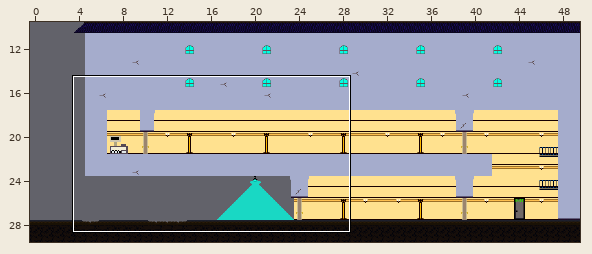
A Tiled map (JSON) gets an edit: assets/levels/level_tutorial_A.json. Above: a wide view before the commit, with the close-up outlined.
Close-up. First the earlier version:
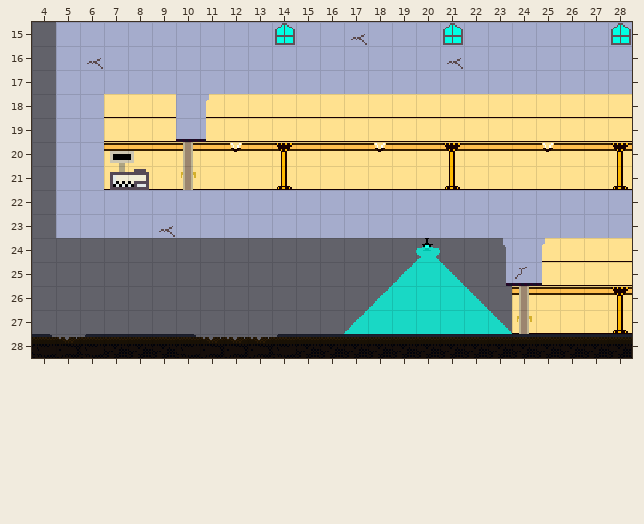
Cells are 16x16 px. Shown: x 4..28, y 15..28. The commit also changed other parts of the map, which this record leaves out.
The result:
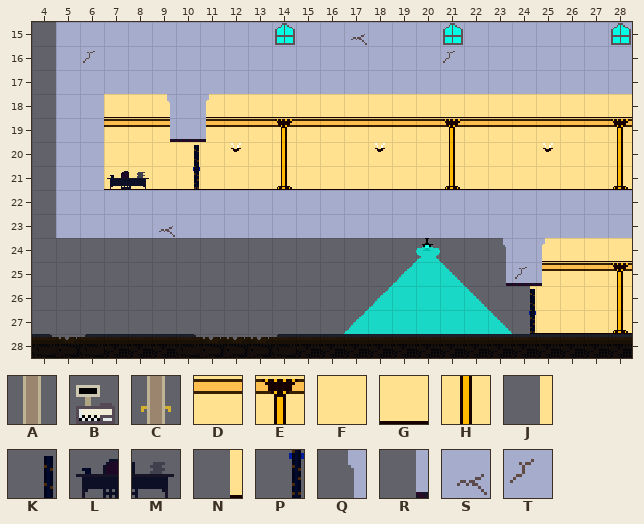
Key: from "PH_tiles": A 8, B 10, C 13; from "tiles_final": D 9, E 10, F 11, G 24, H 26, J 27, K 30, L 33, M 34, N 42, P 45, Q 97, R 112, S 125, T 145.
_ is an empty cell.
Objects are placed by their top-left corner, in cells (3,4 is the top-left corner of cell 3,4); size is 1x1 cell unless given.
Tiles of an added or newly shown layer are drawn over the layers below it.
Difference:
Layer "Background":
y 19: x 7..9 GGG -> DDD; x 11..28 GGGGGGGGGGGGGGGGGG -> DDDEDDDDDDEDDDDDDE
y 20: x 7..28 DDDDDDDEDDDDDDEDDDDDDE -> FFFFFFFHFFFFFFHFFFFFFH
y 25: x 25..28 GGGG -> DDDE
y 26: x 24..28 DDDDE -> JFFFH
y 27: x 24 G -> N
Layer "Solid":
y 16: x 6 S -> T; x 21 S -> T
y 18: x 9 _ -> Q
y 19: x 9 _ -> R
y 20..21: x 10 A -> _
y 26..27: x 24 A -> _
Layer "ObjGuide" (added):
y 20: x 10 _ -> K
y 21: x 7..8 __ -> LM; x 10 _ -> P
y 26: x 24 _ -> K
y 27: x 24 _ -> P
Layer "Objects" (now hidden):
removed: B "button" at 7,20 size 2x2
removed: C "door" at 10,20 size 1x2
removed: C "door" at 24,26 size 1x2
Where, in picture pixels (left, top, right, bottom), the same in both close-ups:
changed: (83, 51, 103, 69)
changed: (443, 51, 463, 69)
changed: (104, 94, 632, 190)
changed: (512, 263, 632, 334)
